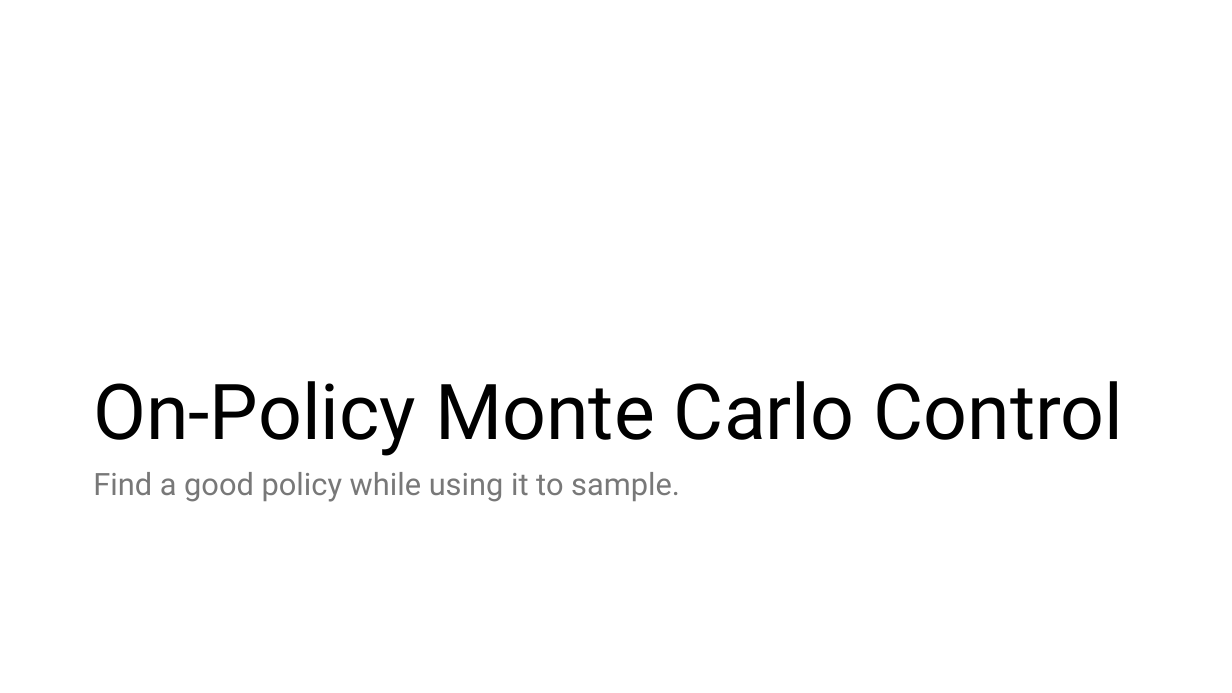
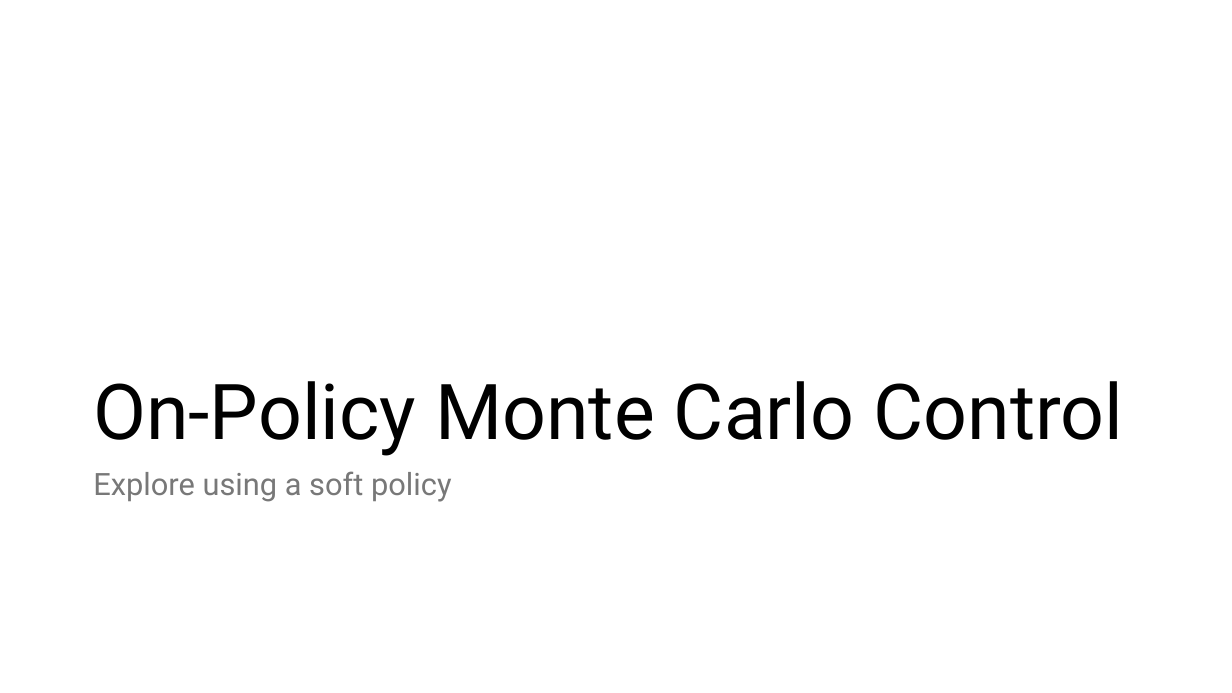
Before and after one commit to mhahsler/Introduction_to_Reinforcement_Learning, a slide deck: slide 16 of slides/Lecture_Chapter05.pptx (slide 15 before the commit). Drawn at 1232x693 pixels with LibreOffice and Linux fonts; fonts in the diff are those of the drawing. Boxes give left, top, right and bottom in pixels: in the first picture for what was removed or moved away, otherwise in the second. Text is boxed around its words. In the diff, an @@ line names an element or a change of style, - is before the commit and + after.

```diff
--- a/slides/Lecture_Chapter05.pptx
+++ b/slides/Lecture_Chapter05.pptx
@@ text at bbox=[93, 471, 451, 502]: text changed @@
-Find a good policy while using it to sample.
+Explore using a soft policy
```
Also in this commit, not shown: 2 other slides changed, 1 slide added, 5 other files.
